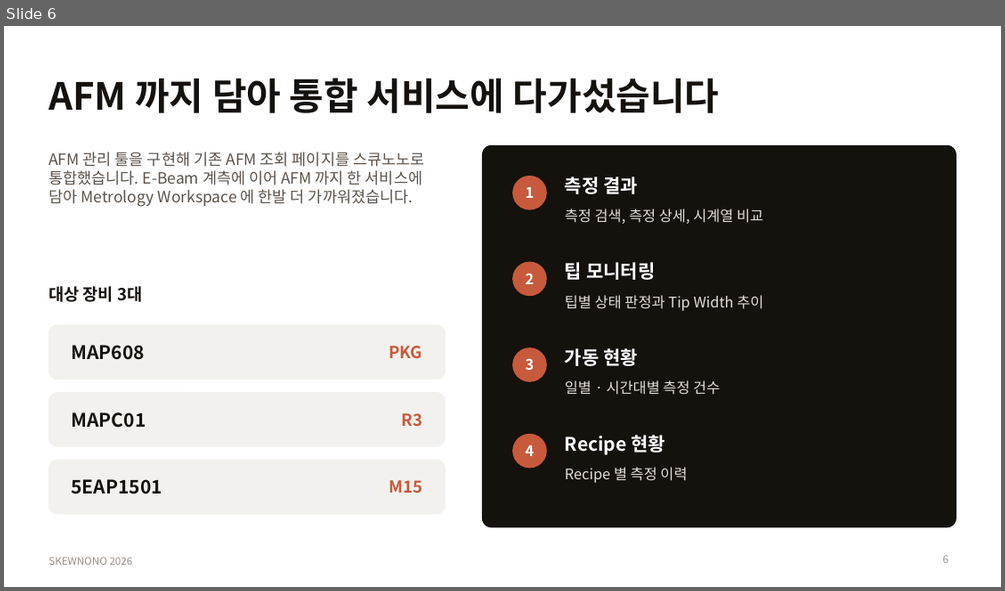
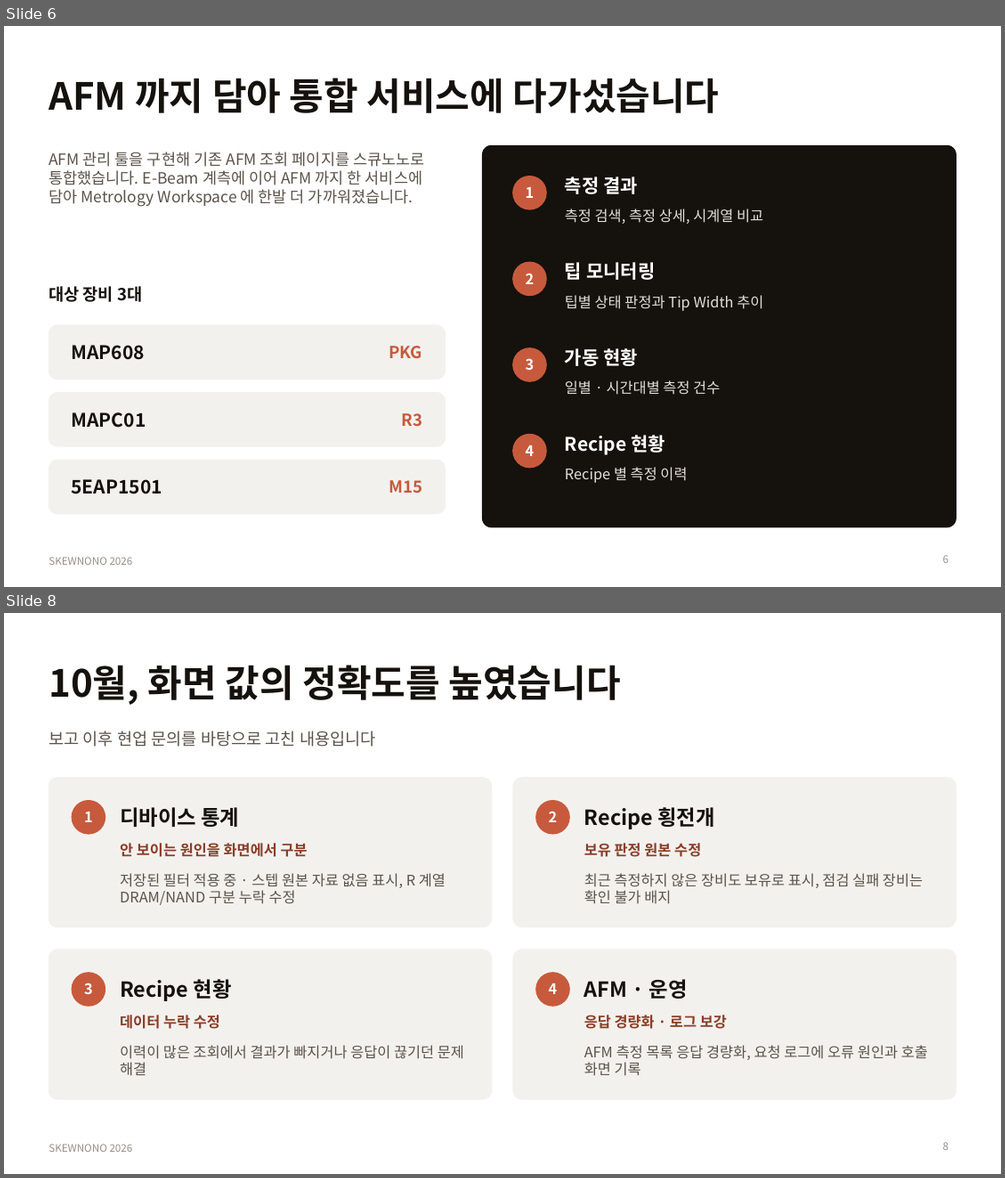
Before and after one commit to DarrenKoi/skewnono_v3_nuxt, a slide deck: docs/progress_report/skewnono_year_end_report_2026.pptx. Shown one above the other, each under a label of ours: slide 6 before the commit, slides 6 and 8 after it; the slides between them are not shown. The pictures are 1005x591 and 1005x1178 pixels, drawn with LibreOffice and Linux fonts; fonts in the diff are those of the drawing. Boxes give left, top, right and bottom in pixels: in the first picture for what was removed or moved away, otherwise in the second. Text is boxed around its words. In the diff, an @@ line names an element or a change of style, - is before the commit and + after.

```diff
--- a/docs/progress_report/skewnono_year_end_report_2026.pptx
+++ b/docs/progress_report/skewnono_year_end_report_2026.pptx
@@ slide 8 added at [4,613,1001,1174], background #FFFFFF; not listed: 1 template element that a slide beside it also shows @@
@@ title added at [48,665,620,705], 36 pt, text #15110D, bold @@
+10월, 화면 값의 정확도를 높였습니다
@@ text added at [48,730,376,747], 16 pt, text #5C534A @@
+보고 이후 현업 문의를 바탕으로 고친 내용입니다
@@ rounded rectangle added at [48,778,492,927], fill #F3F1EE, outline #F3F1EE 1 pt @@
@@ rounded rectangle added at [513,778,956,927], fill #F3F1EE, outline #F3F1EE 1 pt @@
@@ ellipse added at [72,800,105,835], fill #C75A3C, 14 pt, text #FFFFFF, bold @@
+1
@@ text added at [120,807,239,827], 20 pt, text #15110D, bold @@
+디바이스 통계
@@ ellipse added at [535,800,570,835], fill #C75A3C, 14 pt, text #FFFFFF, bold @@
+2
@@ text added at [584,807,714,829], 20 pt, text #15110D, bold @@
+Recipe 횡전개
@@ text added at [120,843,307,857], 14 pt, text #8A3D27, bold @@
+안 보이는 원인을 화면에서 구분
@@ text added at [584,843,701,857], 14 pt, text #8A3D27, bold @@
+보유 판정 원본 수정
@@ text added at [120,873,445,905], 14 pt, text #5C534A @@
+저장된 필터 적용 중 · 스텝 원본 자료 없음 표시, R 계열 DRAM/NAND 구분 누락 수정
@@ text added at [584,873,922,904], 14 pt, text #5C534A @@
+최근 측정하지 않은 장비도 보유로 표시, 점검 실패 장비는 확인 불가 배지
@@ rounded rectangle added at [48,949,492,1099], fill #F3F1EE, outline #F3F1EE 1 pt @@
@@ rounded rectangle added at [513,949,956,1099], fill #F3F1EE, outline #F3F1EE 1 pt @@
@@ ellipse added at [72,972,105,1006], fill #C75A3C, 14 pt, text #FFFFFF, bold @@
+3
@@ text added at [120,979,232,1001], 20 pt, text #15110D, bold @@
+Recipe 현황
@@ ellipse added at [535,972,570,1006], fill #C75A3C, 14 pt, text #FFFFFF, bold @@
+4
@@ text added at [584,979,688,998], 20 pt, text #15110D, bold @@
+AFM · 운영
@@ text added at [120,1014,220,1029], 14 pt, text #8A3D27, bold @@
+데이터 누락 수정
@@ text added at [584,1014,727,1029], 14 pt, text #8A3D27, bold @@
+응답 경량화 · 로그 보강
@@ text added at [120,1045,464,1076], 14 pt, text #5C534A @@
+이력이 많은 조회에서 결과가 빠지거나 응답이 끊기던 문제 해결
@@ text added at [584,1045,928,1076], 14 pt, text #5C534A @@
+AFM 측정 목록 응답 경량화, 요청 로그에 오류 원인과 호출 화면 기록
@@ page number added at [943,1142,948,1150], 10 pt, text #9A9088 @@
+8
```
Also in this commit, not shown: 4 slides changed, 1 other slide added.
